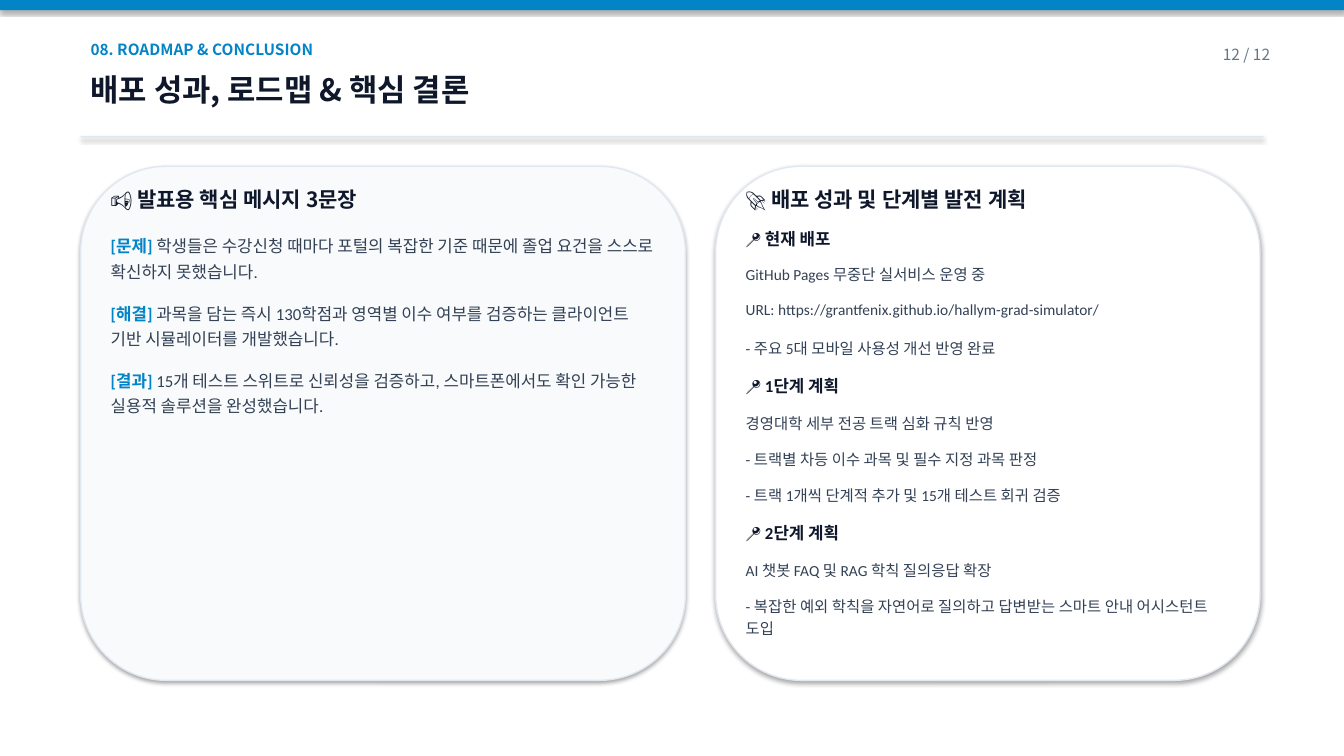
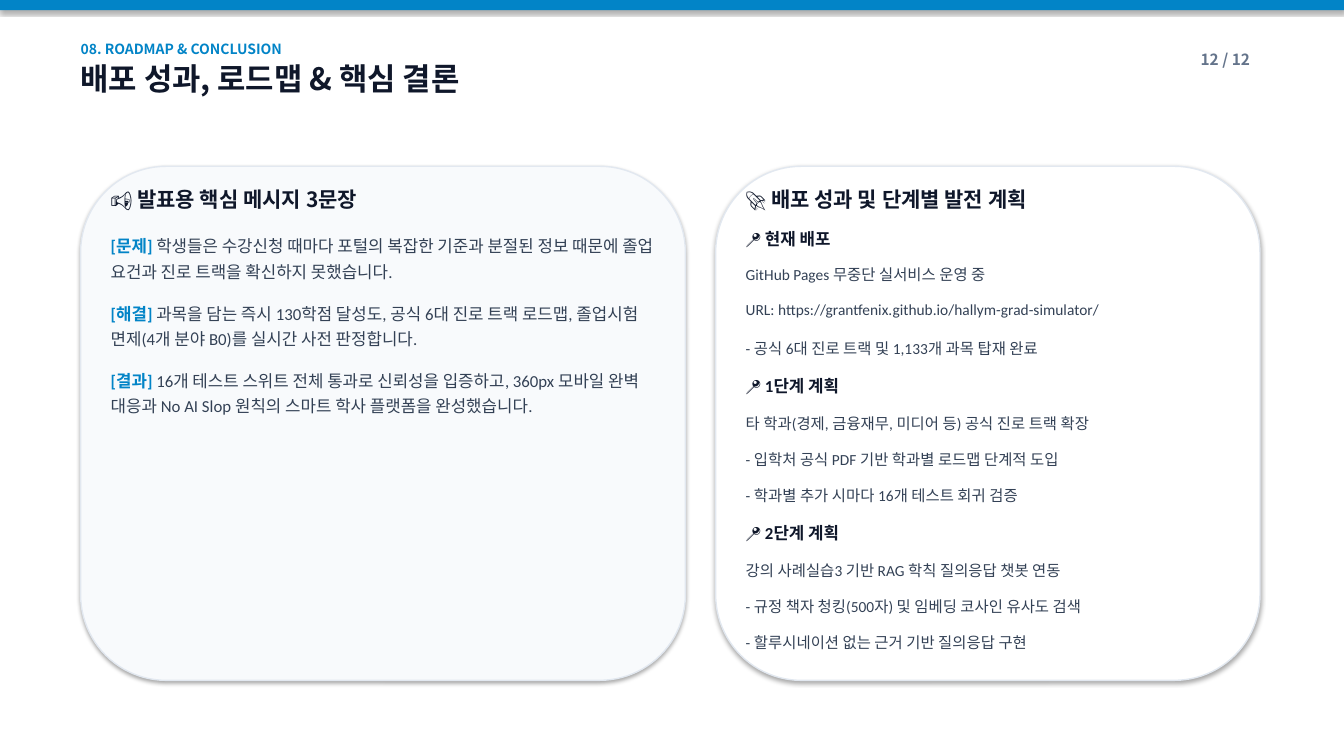
Before and after one commit to grantfenix/hallym-grad-simulator, a slide deck: slide 12 of docs/hallym_grad_simulator_presentation.pptx. Drawn at 1344x756 pixels with LibreOffice and Linux fonts; fonts in the diff are those of the drawing. Boxes give left, top, right and bottom in pixels: in the first picture for what was removed or moved away, otherwise in the second. Text is boxed around its words. In the diff, an @@ line names an element or a change of style, - is before the commit and + after.

```diff
--- a/docs/hallym_grad_simulator_presentation.pptx
+++ b/docs/hallym_grad_simulator_presentation.pptx
@@ text at [81, 43, 282, 54]: paragraph added @@
+08. ROADMAP & CONCLUSION
@@ text "08. ROADMAP & CONCLUSION": place and size @@
-text "08. ROADMAP & CONCLUSION" at [91, 75, 470, 108]
+text "08. ROADMAP & CONCLUSION" at [81, 43, 460, 97]
@@ text removed at [91, 43, 313, 55] @@
-08. ROADMAP & CONCLUSION
@@ text "12 / 12" at [1201, 53, 1250, 65]: bold on @@
@@ rectangle removed at [81, 136, 1263, 137] @@
@@ text at [111, 238, 653, 415]: text changed @@
-[문제] 학생들은 수강신청 때마다 포털의 복잡한 기준 때문에 졸업 요건을 스스로 확신하지 못했습니다.
-[해결] 과목을 담는 즉시 130학점과 영역별 이수 여부를 검증하는 클라이언트 기반 시뮬레이터를 개발했습니다.
-[결과] 15개 테스트 스위트로 신뢰성을 검증하고, 스마트폰에서도 확인 가능한 실용적 솔루션을 완성했습니다.
+[문제] 학생들은 수강신청 때마다 포털의 복잡한 기준과 분절된 정보 때문에 졸업 요건과 진로 트랙을 확신하지 못했습니다.
+[해결] 과목을 담는 즉시 130학점 달성도, 공식 6대 진로 트랙 로드맵, 졸업시험 면제(4개 분야 B0)를 실시간 사전 판정합니다.
+[결과] 16개 테스트 스위트 전체 통과로 신뢰성을 입증하고, 360px 모바일 완벽 대응과 No AI Slop 원칙의 스마트 학사 플랫폼을 완성했습니다.
@@ text at [746, 231, 1099, 650]: text changed @@
-📍 현재 배포
-GitHub Pages 무중단 실서비스 운영 중
-URL: https://grantfenix.github.io/hallym-grad-simulator/
-- 주요 5대 모바일 사용성 개선 반영 완료
-📍 1단계 계획
-경영대학 세부 전공 트랙 심화 규칙 반영
-- 트랙별 차등 이수 과목 및 필수 지정 과목 판정
-- 트랙 1개씩 단계적 추가 및 15개 테스트 회귀 검증
-📍 2단계 계획
-AI 챗봇 FAQ 및 RAG 학칙 질의응답 확장
-- 복잡한 예외 학칙을 자연어로 질의하고 답변받는 스마트 안내 어시스턴트 도입
+📍 현재 배포
+GitHub Pages 무중단 실서비스 운영 중
+URL: https://grantfenix.github.io/hallym-grad-simulator/
+- 공식 6대 진로 트랙 및 1,133개 과목 탑재 완료
+📍 1단계 계획
+타 학과(경제, 금융재무, 미디어 등) 공식 진로 트랙 확장
+- 입학처 공식 PDF 기반 학과별 로드맵 단계적 도입
+- 학과별 추가 시마다 16개 테스트 회귀 검증
+📍 2단계 계획
+강의 사례실습3 기반 RAG 학칙 질의응답 챗봇 연동
+- 규정 책자 청킹(500자) 및 임베딩 코사인 유사도 검색
+- 할루시네이션 없는 근거 기반 질의응답 구현
```
Also in this commit, not shown: 7 other slides changed, 4 slides added, 4 slides removed, 8 other files.
